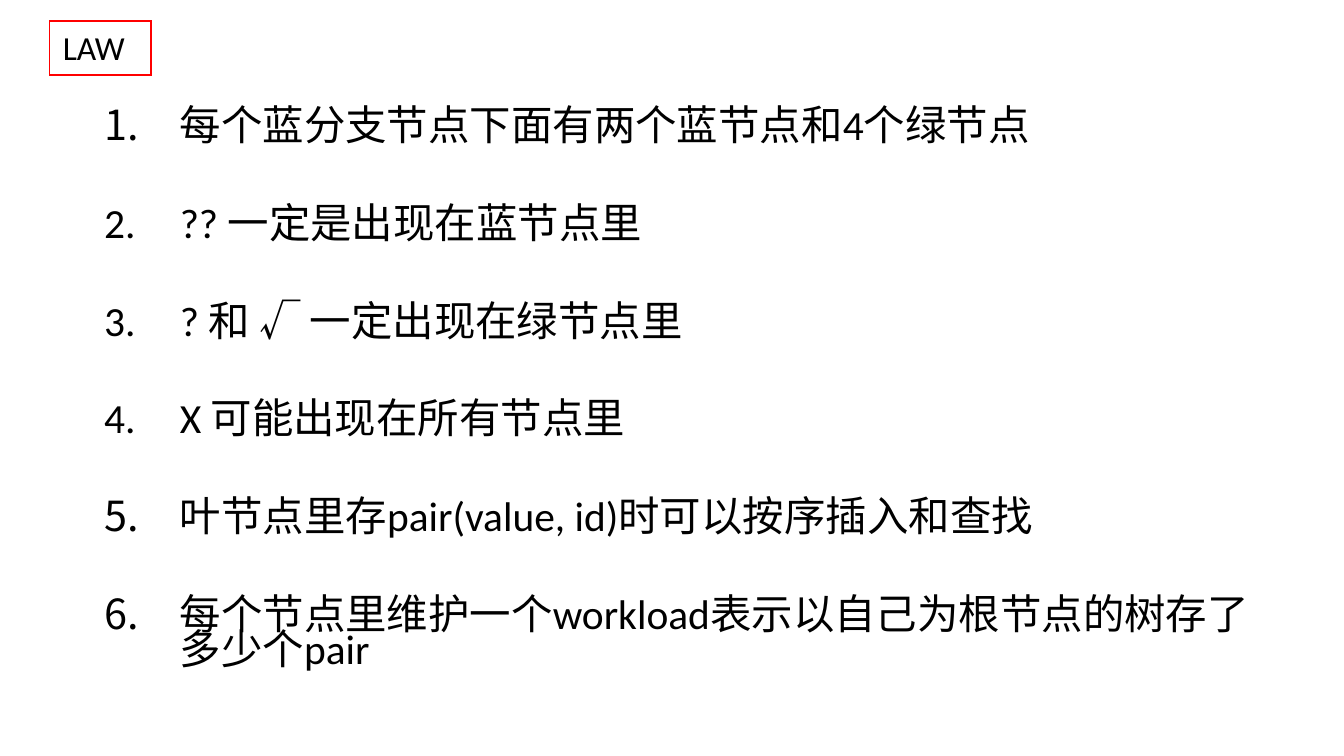
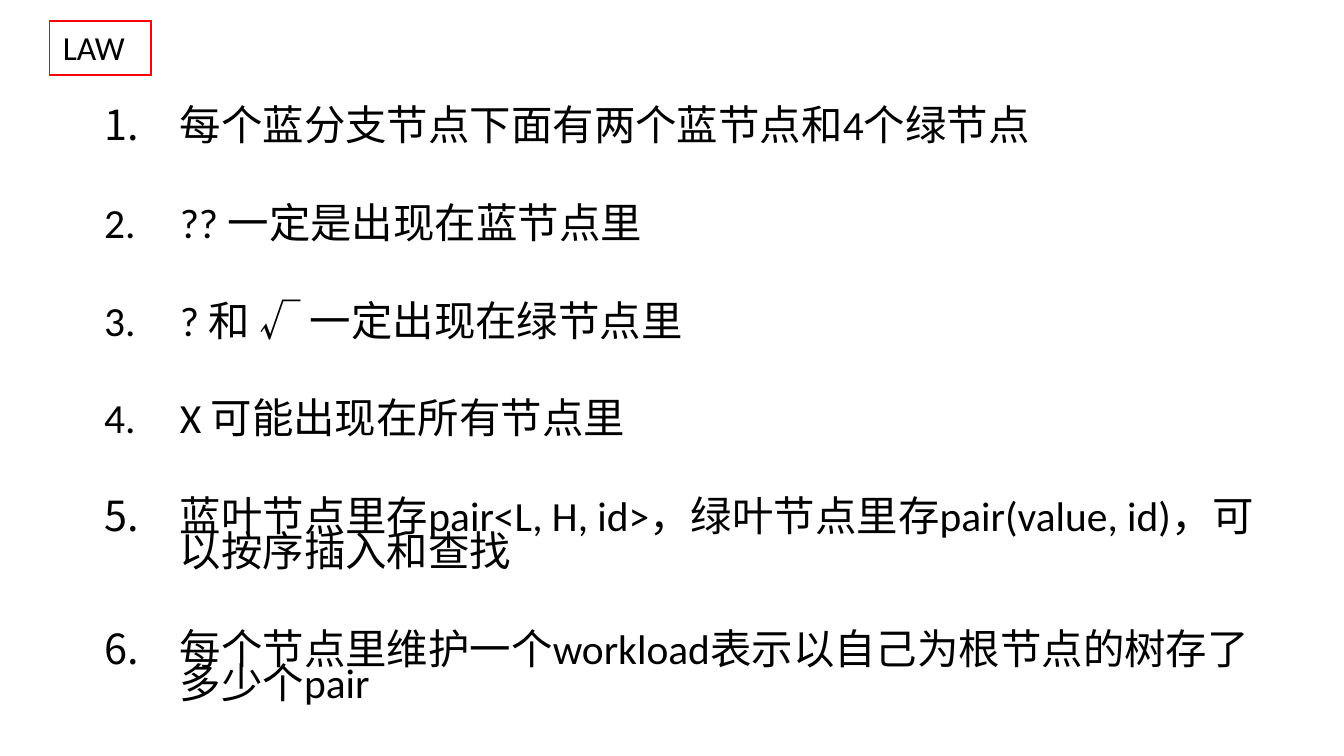
Before and after one commit to shiwanghua/BG-Tree, a slide deck: slide 19 of BlueGreen-Tree.pptx. Drawn at 1344x756 pixels with LibreOffice and Linux fonts; fonts in the diff are those of the drawing. Boxes give left, top, right and bottom in pixels: in the first picture for what was removed or moved away, otherwise in the second. Text is boxed around its words. In the diff, an @@ line names an element or a change of style, - is before the commit and + after.

Commit message:
ppt

```diff
--- a/BlueGreen-Tree.pptx
+++ b/BlueGreen-Tree.pptx
@@ text at bbox=[180, 496, 1254, 570]: text changed @@
-5. 叶节点里存pair(value, id)时可以按序插入和查找
+5. 蓝叶节点里存pair<L, H, id>，绿叶节点里存pair(value, id)，可以按序插入和查找
```
Also in this commit, not shown: 1 other slide changed, 5 slides added, 1 other file.
